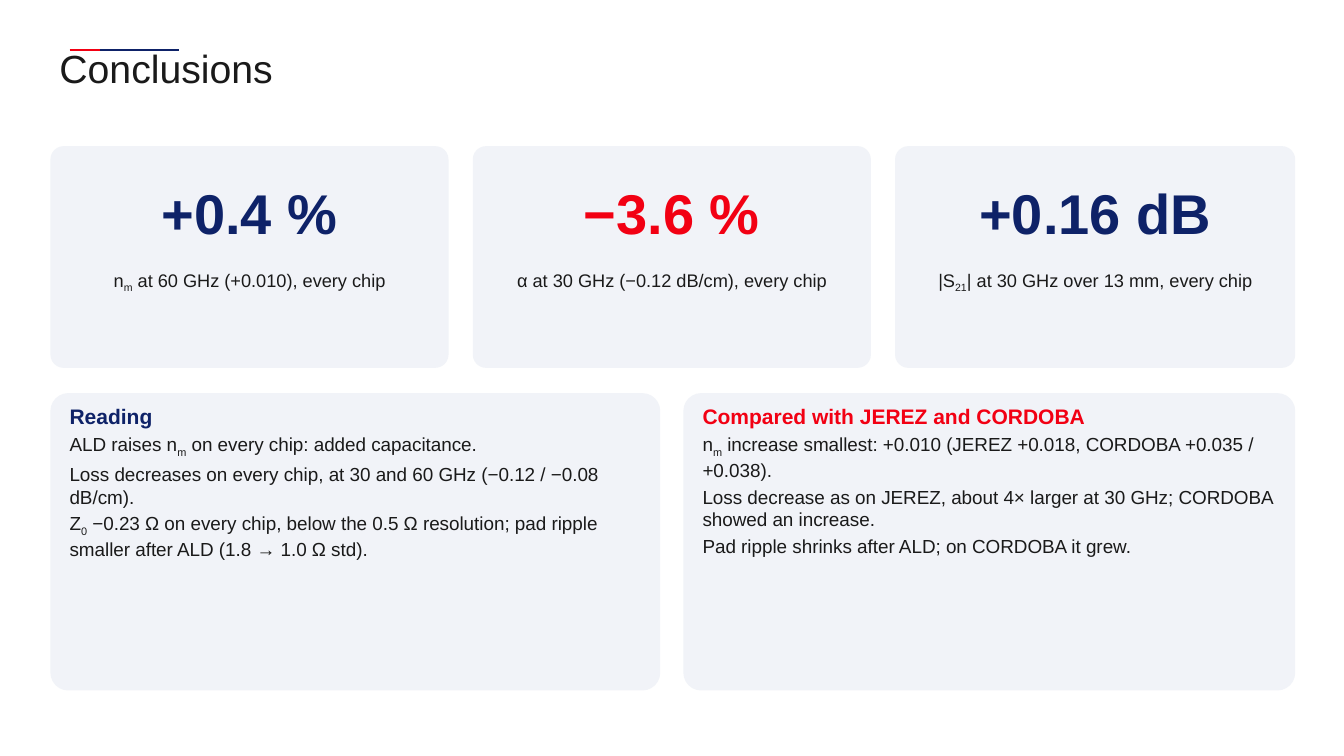
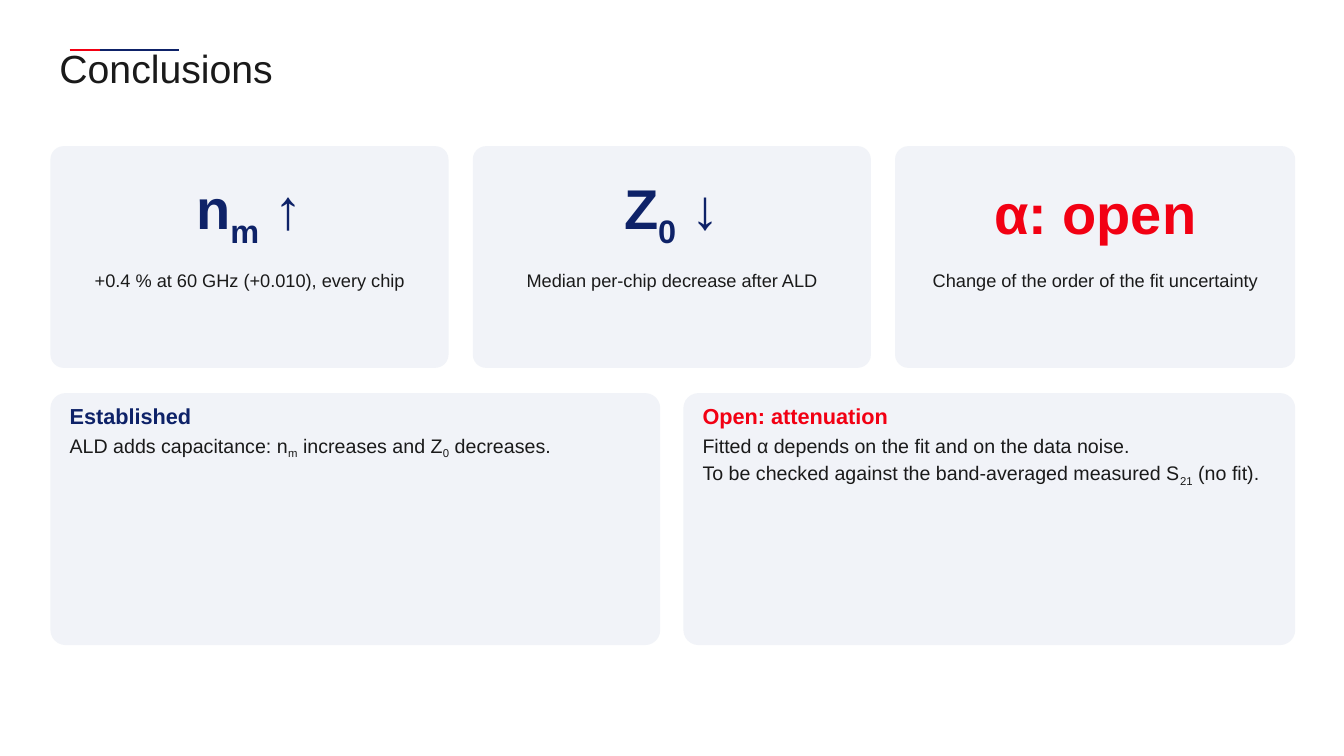
Before and after one commit to andreimuresian/claude, a slide deck: slide 5 of docs/measurements/helsinki/ALD_RF_impact_HELSINKI.pptx. Drawn at 1344x756 pixels with LibreOffice and Linux fonts; fonts in the diff are those of the drawing; background and template pictures are left out. Boxes give left, top, right and bottom in pixels: in the first picture for what was removed or moved away, otherwise in the second. Text is boxed around its words. In the diff, an @@ line names an element or a change of style, - is before the commit and + after.

```diff
--- a/docs/measurements/helsinki/ALD_RF_impact_HELSINKI.pptx
+++ b/docs/measurements/helsinki/ALD_RF_impact_HELSINKI.pptx
@@ text at <box>162,195,272,235</box>: text changed @@
-+0.4 %
+nm ↑
@@ text at <box>584,195,694,235</box>: text changed; text colour #F20013 to #0E2268 @@
-−3.6 %
+Z0 ↓
@@ text at <box>994,203,1197,243</box>: text changed; text colour #0E2268 to #F20013 @@
-+0.16 dB
+α: open
@@ text at <box>95,273,404,291</box>: text changed @@
-nm at 60 GHz (+0.010), every chip
++0.4 % at 60 GHz (+0.010), every chip
@@ text at <box>527,273,817,291</box>: text changed @@
-α at 30 GHz (−0.12 dB/cm), every chip
+Median per-chip decrease after ALD
@@ text at <box>933,273,1258,291</box>: text changed @@
-|S21| at 30 GHz over 13 mm, every chip
+Change of the order of the fit uncertainty
@@ rounded rectangle: place and size @@
-rounded rectangle at <box>50,393,660,691</box>
+rounded rectangle at <box>50,393,660,645</box>
@@ text at <box>70,408,551,457</box>: text changed; size 13.5 to 14 pt @@
-Reading
-ALD raises nm on every chip: added capacitance.
-Loss decreases on every chip, at 30 and 60 GHz (−0.12 / −0.08 dB/cm).
-Z0 −0.23 Ω on every chip, below the 0.5 Ω resolution; pad ripple smaller after ALD (1.8 → 1.0 Ω std).
+Established
+ALD adds capacitance: nm increases and Z0 decreases.
@@ rounded rectangle: place and size @@
-rounded rectangle at <box>684,393,1296,691</box>
+rounded rectangle at <box>684,393,1296,645</box>
@@ text at <box>703,408,1259,484</box>: text changed; size 13.5 to 14 pt @@
-Compared with JEREZ and CORDOBA
-nm increase smallest: +0.010 (JEREZ +0.018, CORDOBA +0.035 / +0.038).
-Loss decrease as on JEREZ, about 4× larger at 30 GHz; CORDOBA showed an increase.
-Pad ripple shrinks after ALD; on CORDOBA it grew.
+Open: attenuation
+Fitted α depends on the fit and on the data noise.
+To be checked against the band-averaged measured S21 (no fit).
```
Also in this commit, not shown: 5 other files.
